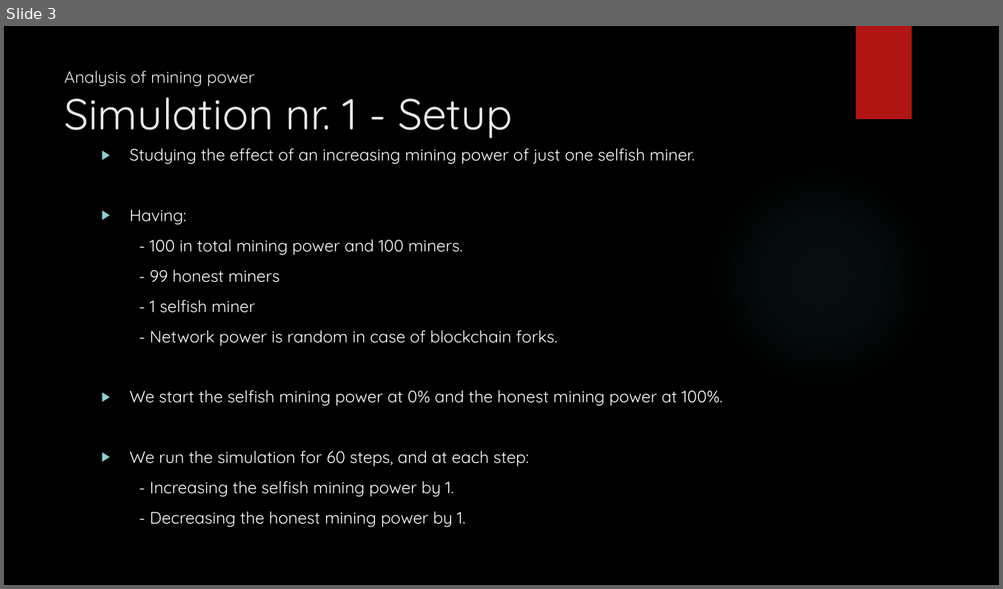
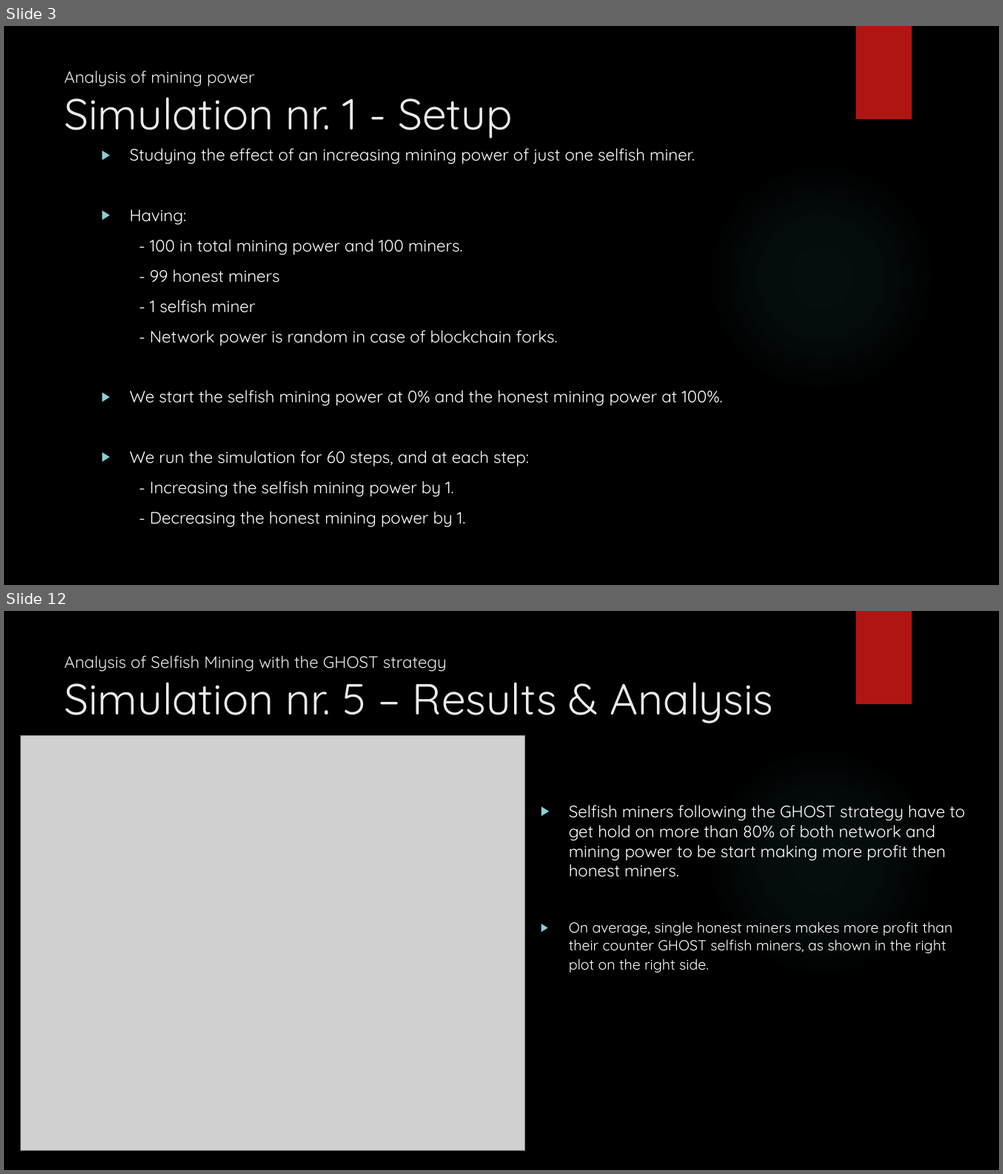
Before and after one commit to MohammedGuniem/Selfish-GHOST-and-Stubborn-Mining, a slide deck: Selfish, Stubborn & GHOST Mining.pptx. Shown one above the other, each under a label of ours: slide 3 before the commit, slides 3 and 12 after it; the slides between them are not shown. The pictures are 1003x589 and 1003x1174 pixels, drawn with LibreOffice and Linux fonts; fonts in the diff are those of the drawing; grey boxes stand for pictures; background and template pictures are left out. Boxes give left, top, right and bottom in pixels: in the first picture for what was removed or moved away, otherwise in the second. Text is boxed around its words. In the diff, an @@ line names an element or a change of style, - is before the commit and + after.

Commit message:
Sim. 1 to 5 are done, remaining stabburn mining
Test is ok

```diff
--- a/Selfish, Stubborn & GHOST Mining.pptx
+++ b/Selfish, Stubborn & GHOST Mining.pptx
@@ slide 12 added at [4,611,999,1170], background picture (left out); not listed: 2 template elements that a slide beside it also shows @@
@@ title added at [64,655,774,723], 16 pt, text #EBEBEB @@
+Analysis of Selfish Mining with the GHOST strategy
+Simulation nr. 5 – Results & Analysis
@@ picture added at [21,736,525,1151] @@
@@ text added at [569,805,965,973], 16 pt, text #FFFFFF @@
+▶ Selfish miners following the GHOST strategy have to get hold on more than 80% of both network and mining power to be start making more profit then honest miners.
+▶ On average, single honest miners makes more profit than their counter GHOST selfish miners, as shown in the right plot on the right side.
```
Also in this commit, not shown: 3 slides changed, 5 other slides added, 8 other files.
